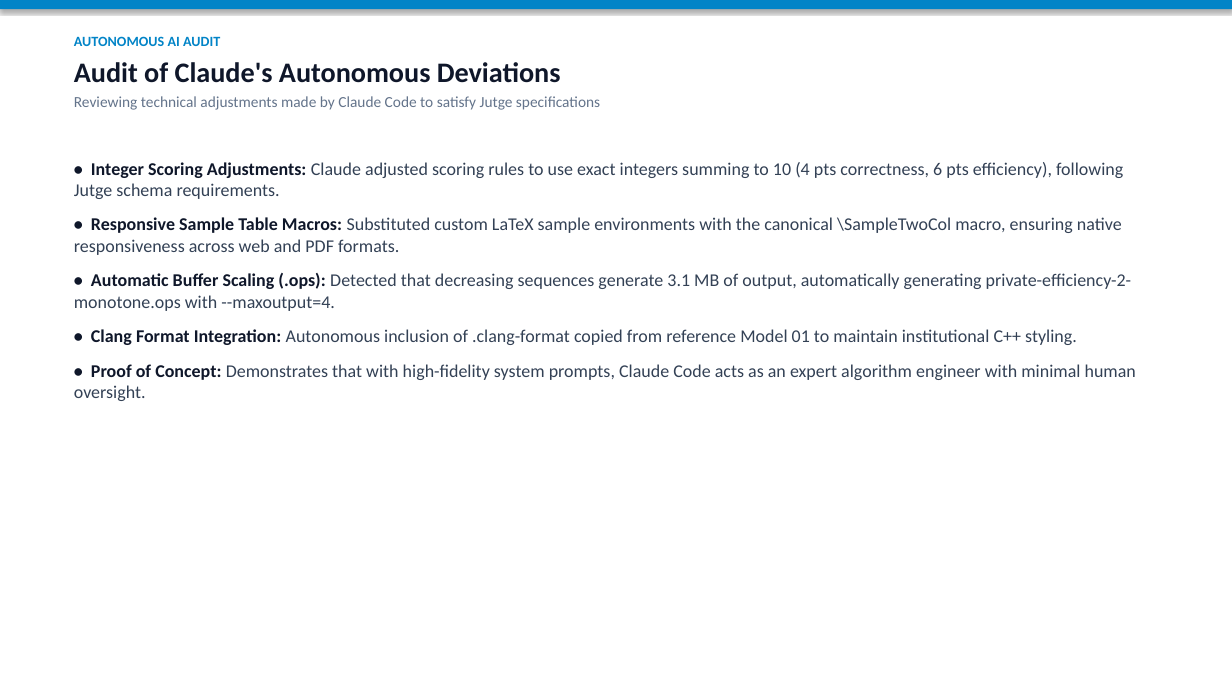
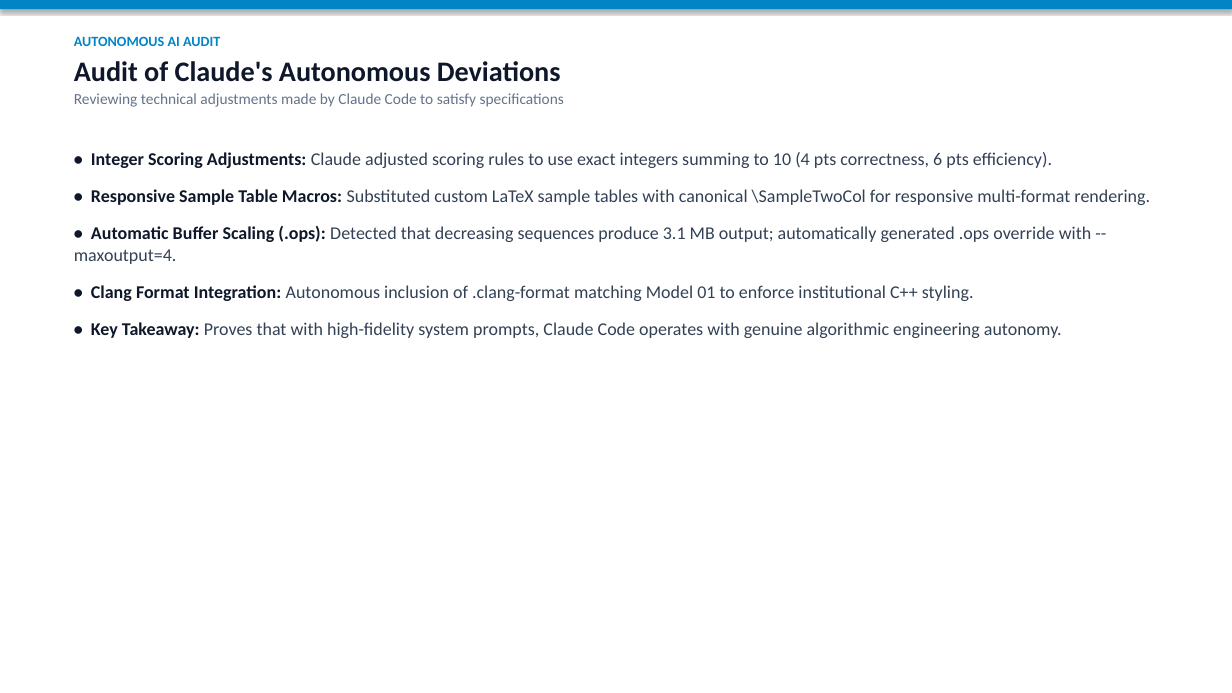
Before and after one commit to SuisSanem000/jutge-private, a slide deck: slide 19 of work/01-meeting-presentation-and-demo-20261112/meeting-summary-presentation.pptx. Drawn at 1232x693 pixels with LibreOffice and Linux fonts; fonts in the diff are those of the drawing. Boxes give left, top, right and bottom in pixels: in the first picture for what was removed or moved away, otherwise in the second. Text is boxed around its words. In the diff, an @@ line names an element or a change of style, - is before the commit and + after.

```diff
--- a/work/01-meeting-presentation-and-demo-20261112/meeting-summary-presentation.pptx
+++ b/work/01-meeting-presentation-and-demo-20261112/meeting-summary-presentation.pptx
@@ text at bbox=[74, 93, 564, 107]: text changed @@
-Reviewing technical adjustments made by Claude Code to satisfy Jutge specifications
+Reviewing technical adjustments made by Claude Code to satisfy specifications
@@ text at bbox=[74, 152, 1150, 338]: text changed @@
-• Integer Scoring Adjustments: Claude adjusted scoring rules to use exact integers summing to 10 (4 pts correctness, 6 pts efficiency), following Jutge schema requirements.
-• Responsive Sample Table Macros: Substituted custom LaTeX sample environments with the canonical \SampleTwoCol macro, ensuring native responsiveness across web and PDF formats.
-• Automatic Buffer Scaling (.ops): Detected that decreasing sequences generate 3.1 MB of output, automatically generating private-efficiency-2-monotone.ops with --maxoutput=4.
-• Clang Format Integration: Autonomous inclusion of .clang-format copied from reference Model 01 to maintain institutional C++ styling.
-• Proof of Concept: Demonstrates that with high-fidelity system prompts, Claude Code acts as an expert algorithm engineer with minimal human oversight.
+• Integer Scoring Adjustments: Claude adjusted scoring rules to use exact integers summing to 10 (4 pts correctness, 6 pts efficiency).
+• Responsive Sample Table Macros: Substituted custom LaTeX sample tables with canonical \SampleTwoCol for responsive multi-format rendering.
+• Automatic Buffer Scaling (.ops): Detected that decreasing sequences produce 3.1 MB output; automatically generated .ops override with --maxoutput=4.
+• Clang Format Integration: Autonomous inclusion of .clang-format matching Model 01 to enforce institutional C++ styling.
+• Key Takeaway: Proves that with high-fidelity system prompts, Claude Code operates with genuine algorithmic engineering autonomy.
```
Also in this commit, not shown: 29 other slides changed, 5 other files.
